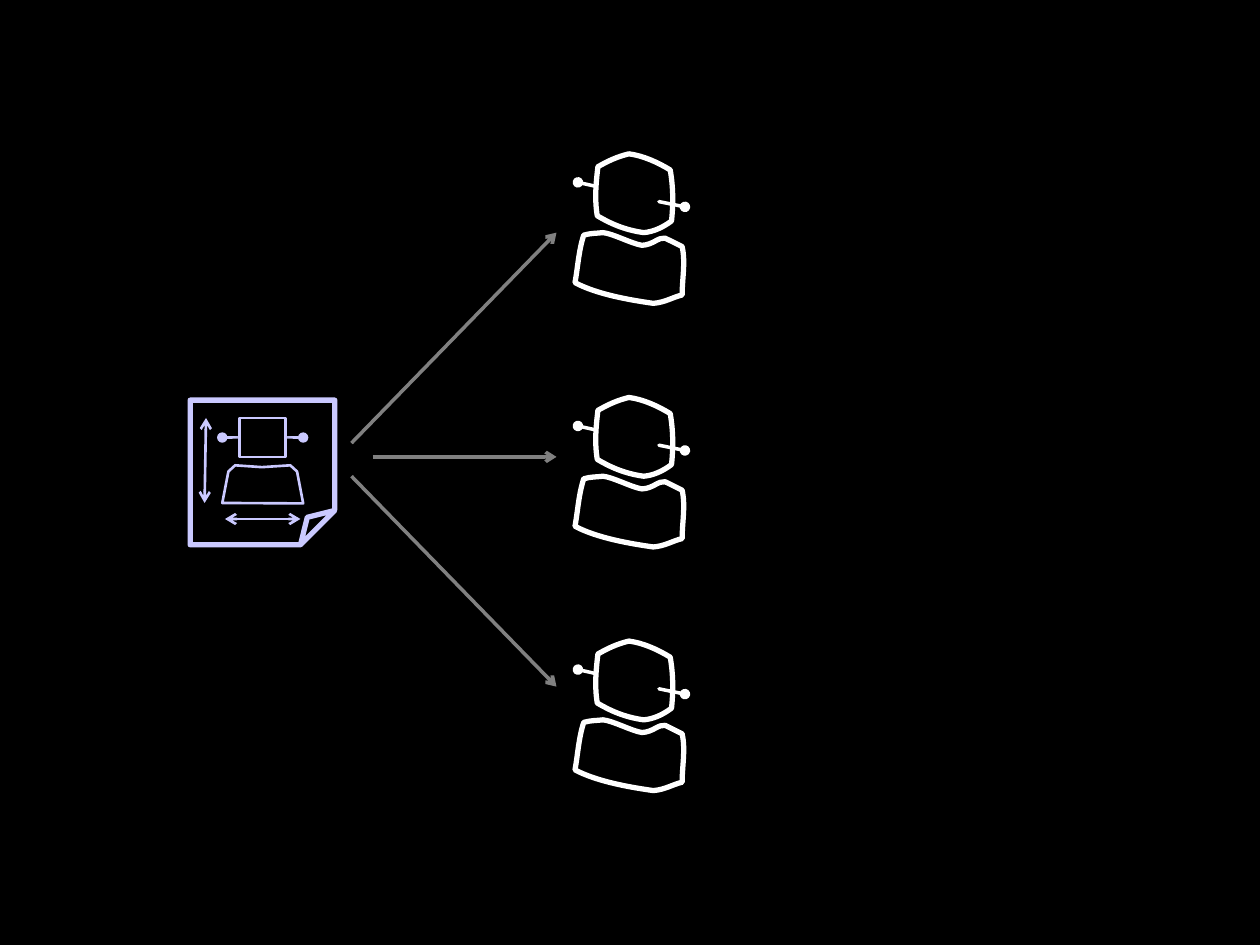
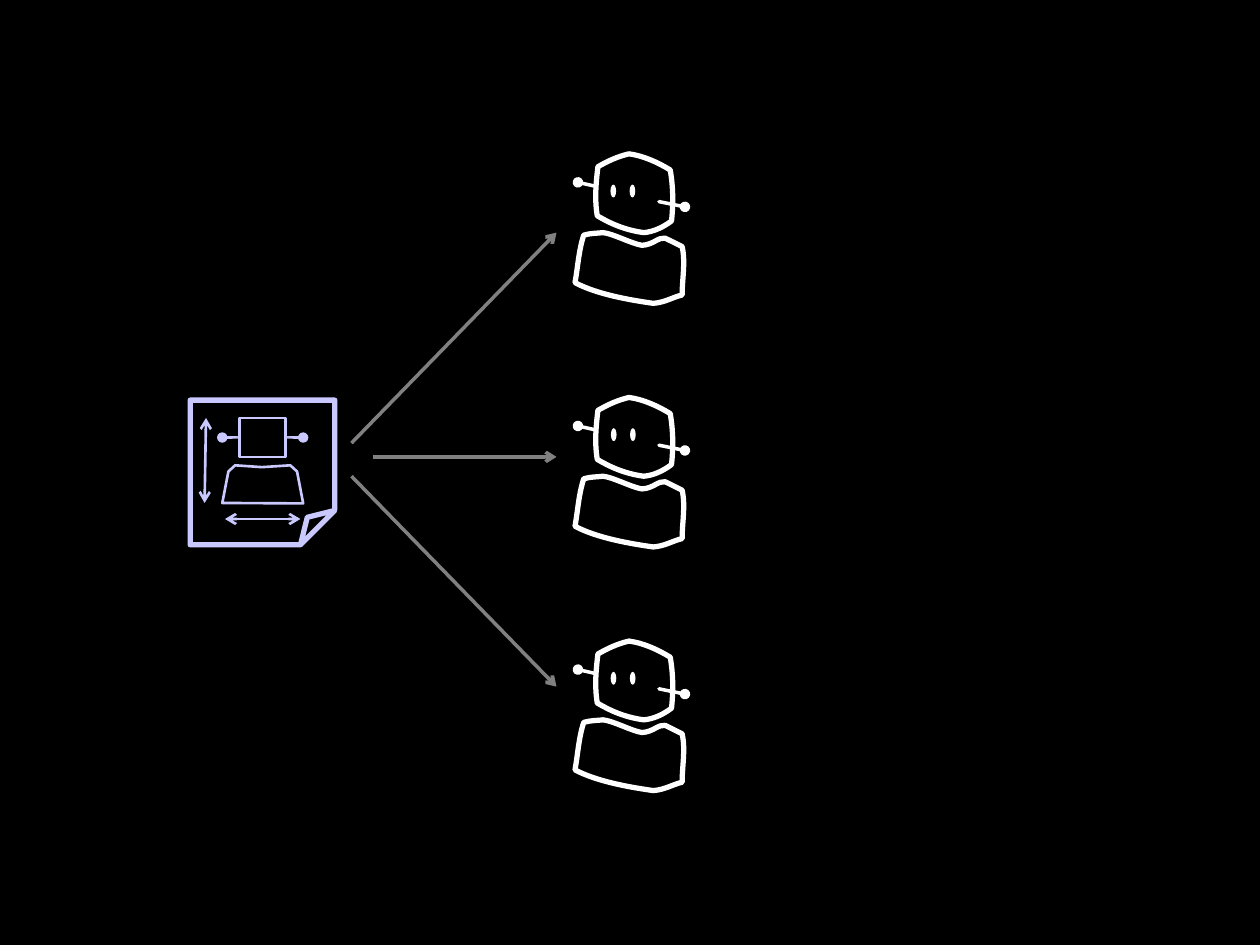
Before and after one commit to socketwench/OOPforObjectHaters, a slide deck: slide 51 of src/OOPforObjectHaters.pptx. Drawn at 1260x945 pixels with LibreOffice and Linux fonts; fonts in the diff are those of the drawing. Boxes give left, top, right and bottom in pixels: in the first picture for what was removed or moved away, otherwise in the second. Text is boxed around its words. In the diff, an @@ line names an element or a change of style, - is before the commit and + after.

```diff
--- a/src/OOPforObjectHaters.pptx
+++ b/src/OOPforObjectHaters.pptx
@@ ellipse added at box(611, 185, 617, 198), fill #FFFFFF @@
@@ ellipse added at box(630, 185, 636, 198), fill #FFFFFF @@
@@ ellipse added at box(611, 428, 617, 441), fill #FFFFFF @@
@@ ellipse added at box(630, 428, 636, 441), fill #FFFFFF @@
@@ ellipse added at box(611, 672, 617, 684), fill #FFFFFF @@
@@ ellipse added at box(630, 672, 636, 684), fill #FFFFFF @@
```
Also in this commit, not shown: 21 other slides changed, 3 slides added, 90 slides removed, 22 other files.
